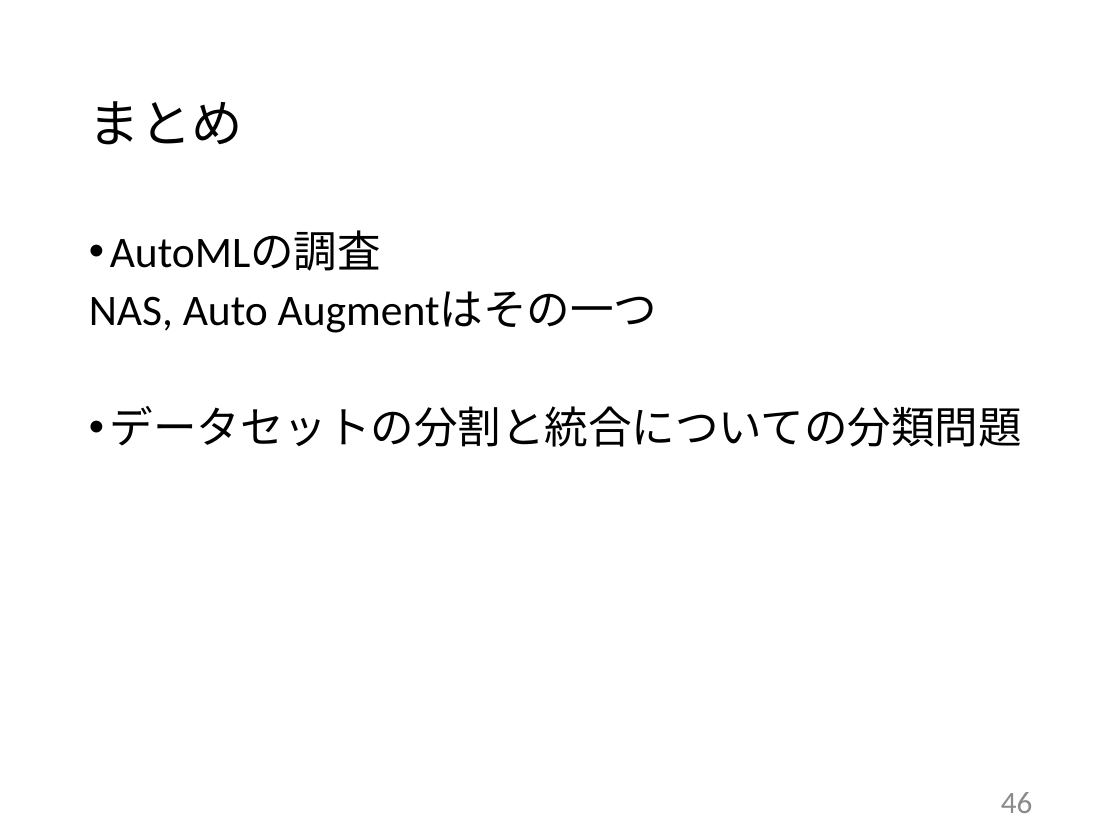
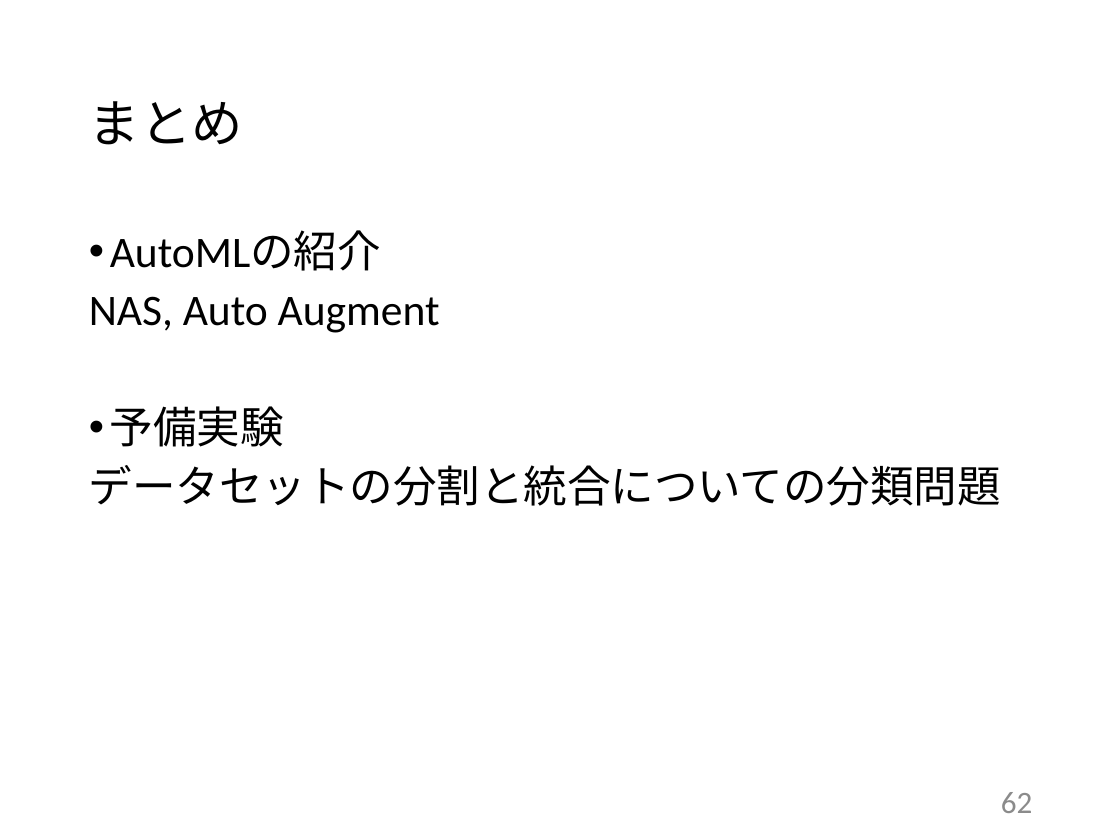
Before and after one commit to tatsuya-sugiyama/WeeklyReport, a slide deck: slide 62 of report/2020前期/2020_1st_sugiyama.pptx (slide 46 before the commit). Drawn at 1120x840 pixels with LibreOffice and Linux fonts; fonts in the diff are those of the drawing. Boxes give left, top, right and bottom in pixels: in the first picture for what was removed or moved away, otherwise in the second. Text is boxed around its words. In the diff, an @@ line names an element or a change of style, - is before the commit and + after.

```diff
--- a/report/2020前期/2020_1st_sugiyama.pptx
+++ b/report/2020前期/2020_1st_sugiyama.pptx
@@ text at (89,231,440,447): text changed @@
-• AutoMLの調査
-NAS, Auto Augmentはその一つ
+• AutoMLの紹介
+NAS, Auto Augment
+• 予備実験
@@ text at (89,465,1001,506): bullet • to none @@
@@ page number at (1001,792,1033,813): text changed @@
-46
+62
```
Also in this commit, not shown: 31 other slides changed, 17 slides added, 1 slide removed.
